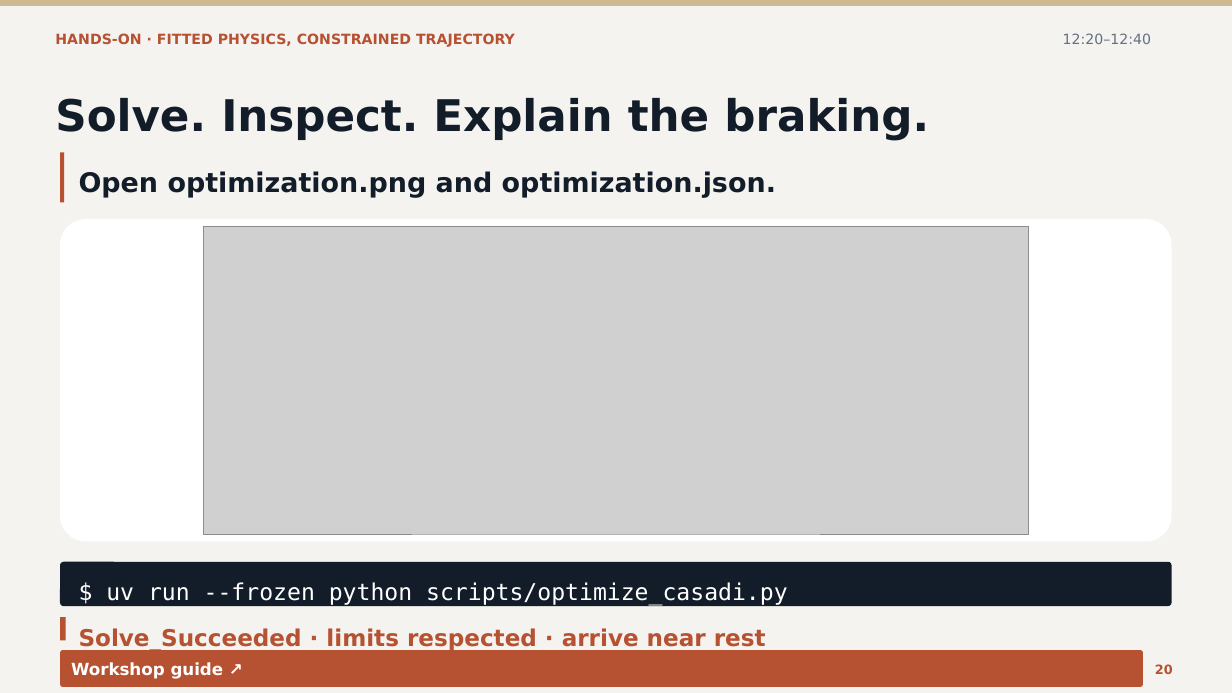
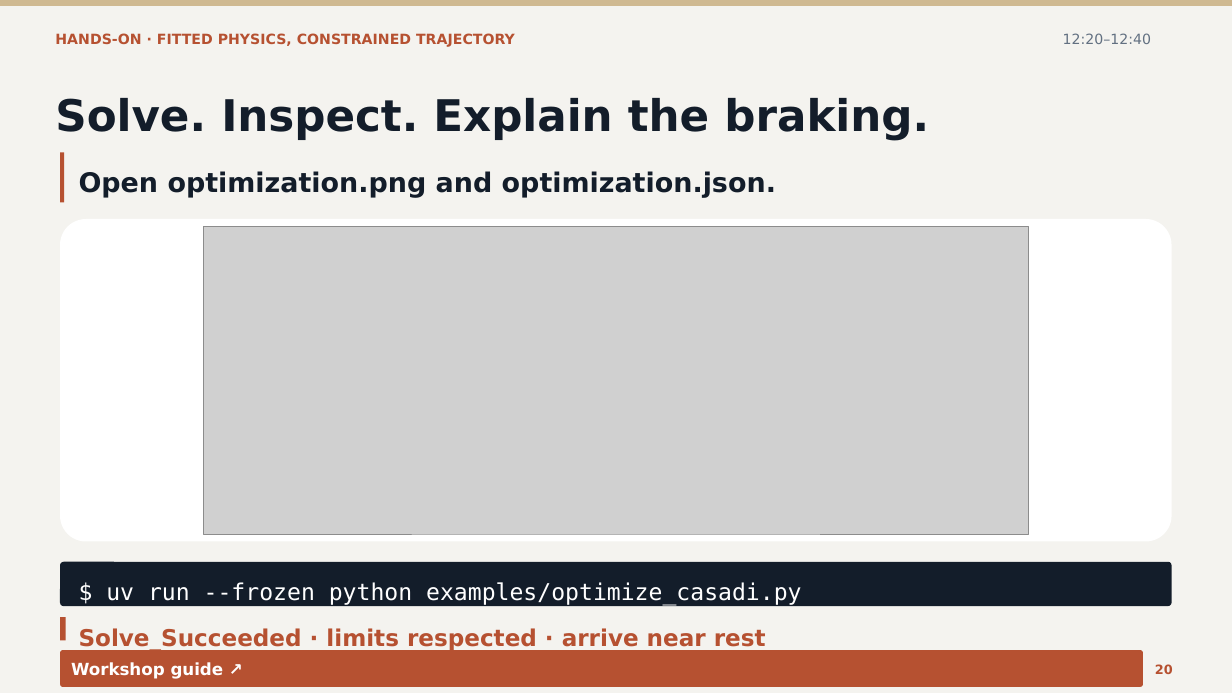
Before and after one commit to CogniPilot/rumoca-workshop, a slide deck: slide 20 of slides/workshop.pptx. Drawn at 1232x693 pixels with LibreOffice and Linux fonts; fonts in the diff are those of the drawing; grey boxes stand for pictures. Boxes give left, top, right and bottom in pixels: in the first picture for what was removed or moved away, otherwise in the second. Text is boxed around its words. In the diff, an @@ line names an element or a change of style, - is before the commit and + after.

```diff
--- a/slides/workshop.pptx
+++ b/slides/workshop.pptx
@@ text at bbox=[106, 582, 801, 606]: text changed @@
-$ uv run --frozen python scripts/optimize_casadi.py
+$ uv run --frozen python examples/optimize_casadi.py
```
Also in this commit, not shown: 4 other slides changed, 1 slide added, 1 slide removed, 31 other files.
